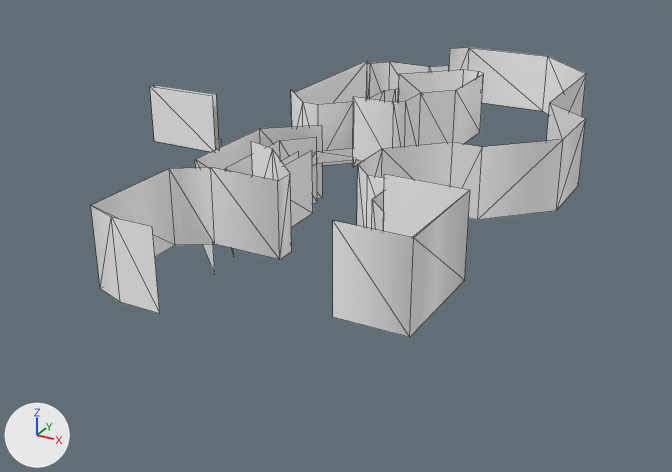
The glTF model Models/level-6-tree-wall.glb as it was, and as the next commit left it.
The view is the same before and after, from a 50 mm lens placed at (183.0, -322.0, 133.0), pointed at (32.0, -47.0, -4.0). Lighting does not change. The marker at lower left points along +X, +Y and +Z. The first picture is the older version. Mesh edges are drawn as thin lines. Vertices at exactly the same position are counted once.

In view in the first picture: 'level-6-tree-wall'.
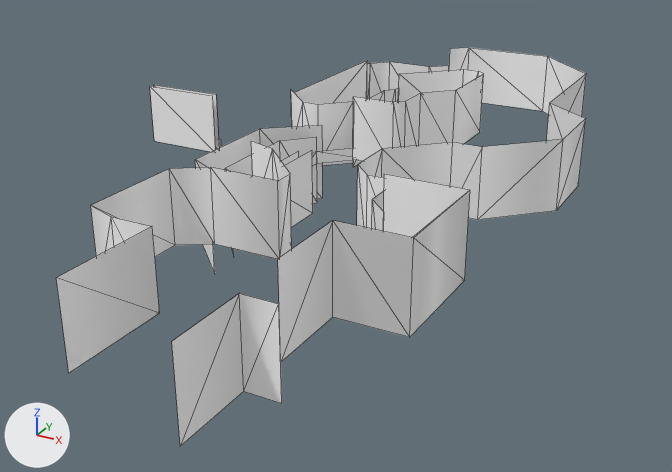
Commit message: working on level 6

Boxes [x1, y1, x2, y2] around the edits, measured in the pictures (672 x 472 px):
'level-6-tree-wall', reshaped (7% wider, 37% taller): before [91, 47, 586, 337]; after [56, 47, 586, 446]
part 1 of me_level_6_tree_wall, added: after [56, 221, 333, 446]

The change, as a list of edits to the scene's bpy script:
```text
Change me_level_6_tree_wall:
    used by ob_level_6_tree_wall; location = (0.0, 0.0, 0.0)
    verts and faces of me_level_6_tree_wall; kept vertices keep their numbers, new ones are numbered from 149
    before: 122 (84.0, -144.0, 22.0) at pixel (332, 317), 123 (84.0, -144.0, 48.0) at pixel (332, 220), 134 (32.0, -147.0, 11.0) at pixel (159, 313), 135 (32.0, -147.0, 37.0) at pixel (152, 226)
    remove me_level_6_tree_wall.from_pydata(...)  # 149 vertices, 116 faces; spans x -90.0..105.0, y -147.0..98.0, z -6.0..48.0
    add me_level_6_tree_wall.from_pydata(...)  # 159 vertices, 124 faces; spans x -90.0..105.0, y -193.0..98.0, z -6.0..48.0
    me_level_6_tree_wall part 1
    add verts[149] = (84.0, -168.0, 22.0)  # pixel (280, 362)
    add verts[150] = (32.0, -182.0, 11.0)  # pixel (68, 373)
    add verts[151] = (74.0, -168.0, 11.0)  # pixel (243, 391)
    add verts[152] = (74.0, -193.0, 11.0)  # pixel (180, 446)
    add verts[153] = (84.0, -168.0, 11.0)  # pixel (281, 403)
    add for new, old in zip([*range(154, 159)], [*range(149, 154)]): verts[new] = verts[old] + (0.0, 0.0, 26.0)
    add faces += [(122, 149, 123), (123, 149, 154), (134, 135, 155), (134, 155, 150), (151, 152, 156), (152, 157, 156)]
    add faces += [(151, 156, 158), (151, 158, 153)]
```
